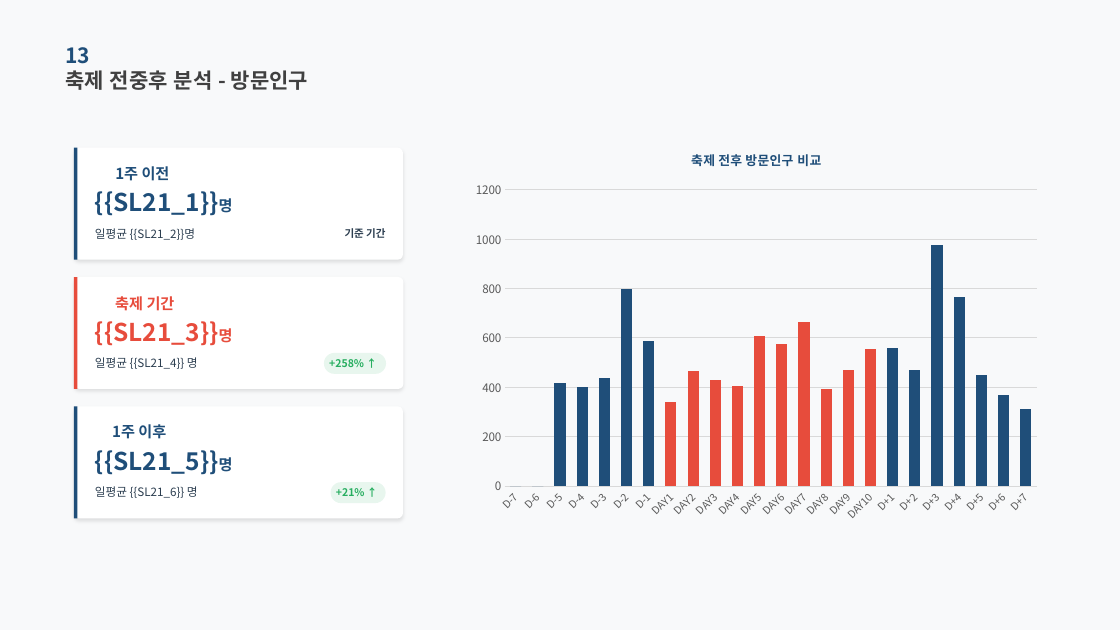
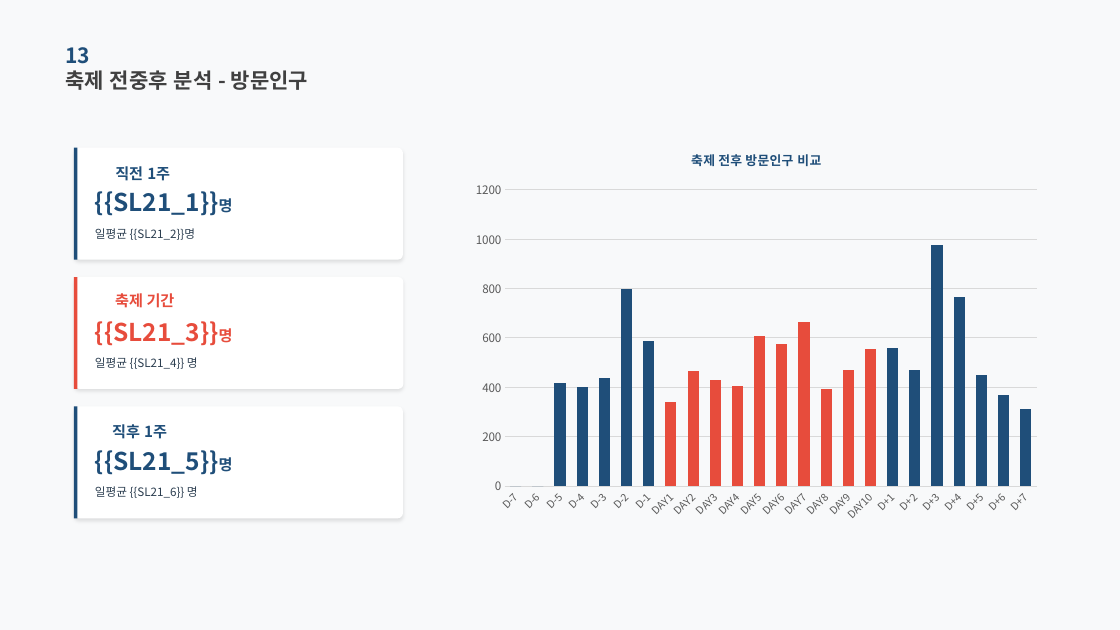
Before and after one commit to roddms/auto-report, a slide deck: slide 21 of template/master.pptx. Drawn at 1120x630 pixels with LibreOffice and Linux fonts; fonts in the diff are those of the drawing; background and template pictures are left out. Boxes give left, top, right and bottom in pixels: in the first picture for what was removed or moved away, otherwise in the second. Text is boxed around its words. In the diff, an @@ line names an element or a change of style, - is before the commit and + after.

```diff
--- a/template/master.pptx
+++ b/template/master.pptx
@@ text at box(115, 166, 170, 181): text changed @@
-1주 이전
+직전 1주
@@ text removed at box(345, 228, 385, 238) @@
-기준 기간
@@ rounded rectangle removed at box(324, 353, 386, 374) @@
@@ text removed at box(329, 359, 364, 367) @@
-+258% ↑
@@ text at box(112, 424, 167, 439): text changed @@
-1주 이후
+직후 1주
@@ rounded rectangle removed at box(331, 482, 386, 503) @@
@@ text removed at box(336, 488, 365, 496) @@
-+21% ↑
```
Also in this commit, not shown: 1 other slide changed, 15 other files.
